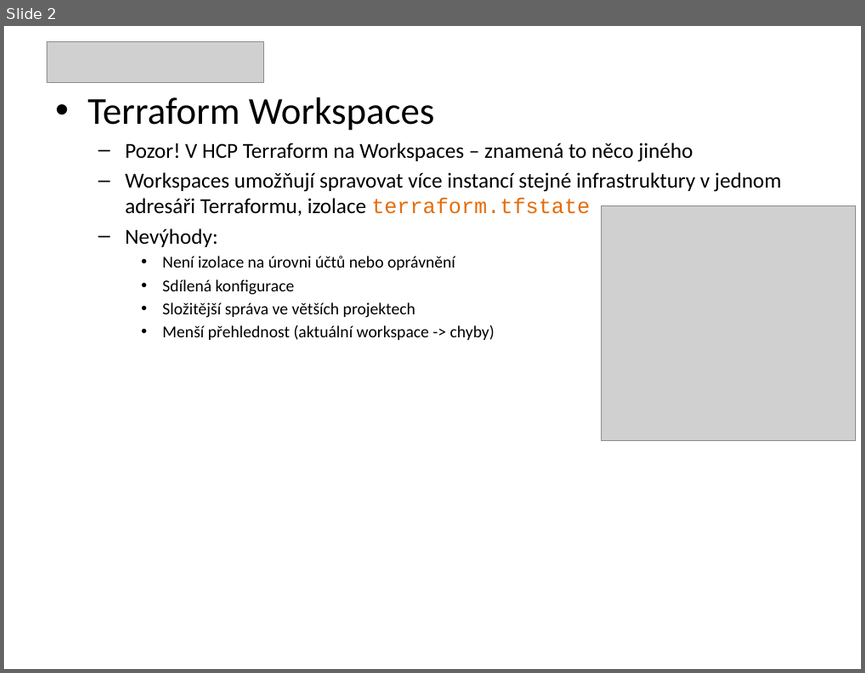
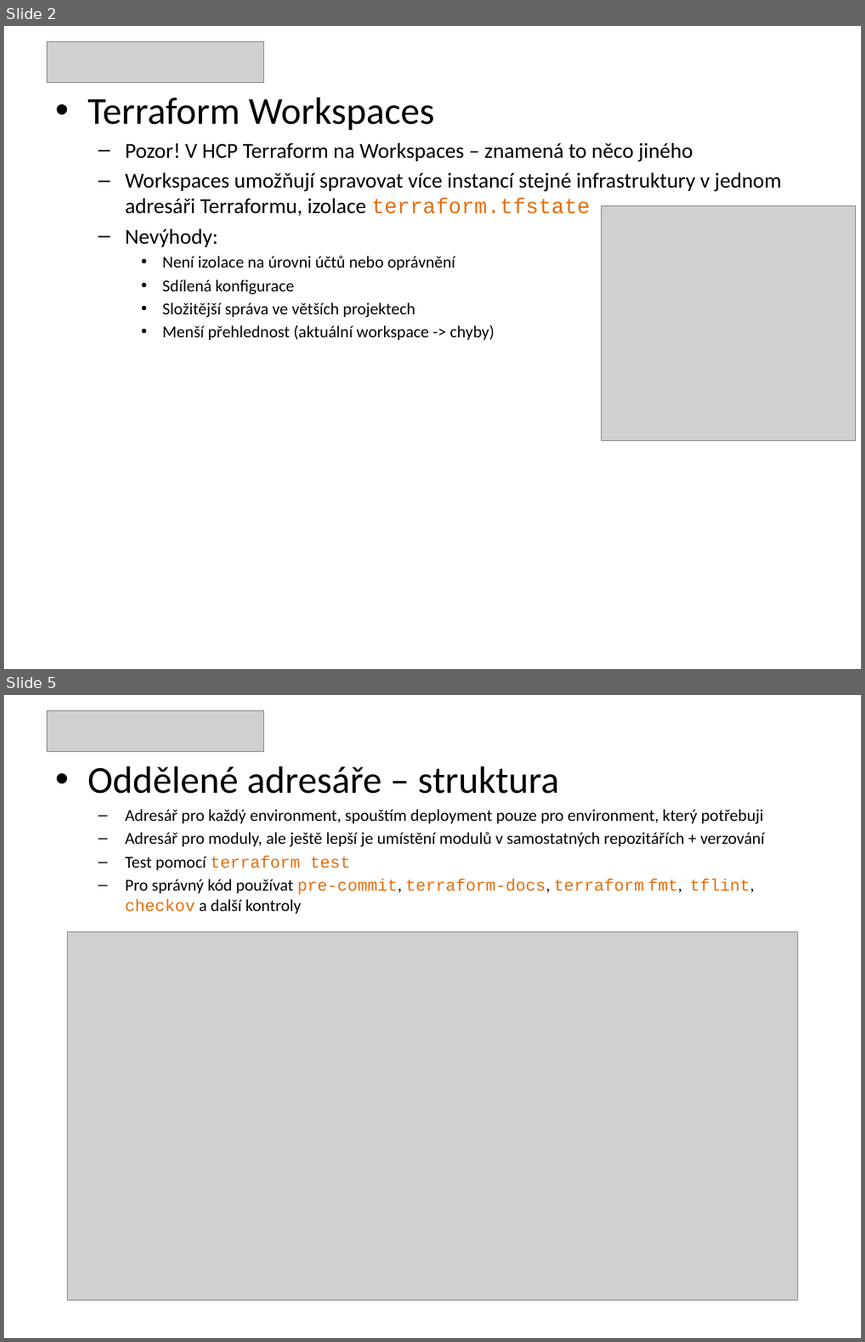
Before and after one commit to puchy/tf-lab, a slide deck: 5-tf.pptx. Shown one above the other, each under a label of ours: slide 2 before the commit, slides 2 and 5 after it; the slides between them are not shown. The pictures are 865x673 and 865x1342 pixels, drawn with LibreOffice and Linux fonts; fonts in the diff are those of the drawing; grey boxes stand for pictures. Boxes give left, top, right and bottom in pixels: in the first picture for what was removed or moved away, otherwise in the second. Text is boxed around its words. In the diff, an @@ line names an element or a change of style, - is before the commit and + after.

Commit message:
test

```diff
--- a/5-tf.pptx
+++ b/5-tf.pptx
@@ slide 5 added at [4, 695, 861, 1338], background #FFFFFF @@
@@ picture added at [46, 710, 263, 751] @@
@@ text added at [87, 766, 765, 913], 14 pt, text #000000 @@
+• Oddělené adresáře – struktura
+  – Adresář pro každý environment, spouštím deployment pouze pro environment, který potřebuji
+  – Adresář pro moduly, ale ještě lepší je umístění modulů v samostatných repozitářích + verzování
+  – Test pomocí terraform test
+  – Pro správný kód používat pre-commit, terraform-docs, terraform fmt, tflint, checkov a další kontroly
@@ picture added at [68, 932, 797, 1300] @@
```
Also in this commit, not shown: 1 slide changed, 11 other slides added, 1 slide removed, 10 other files.
